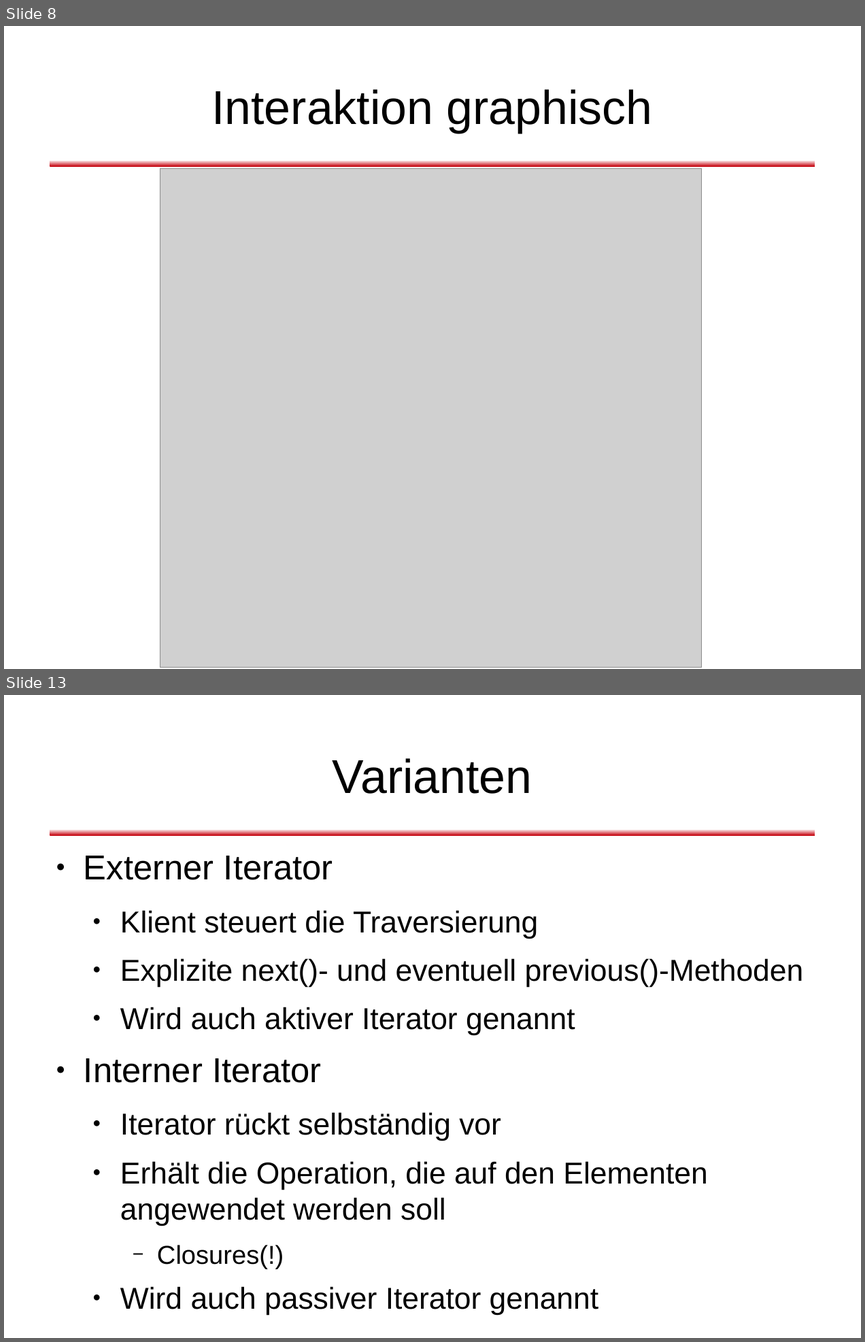
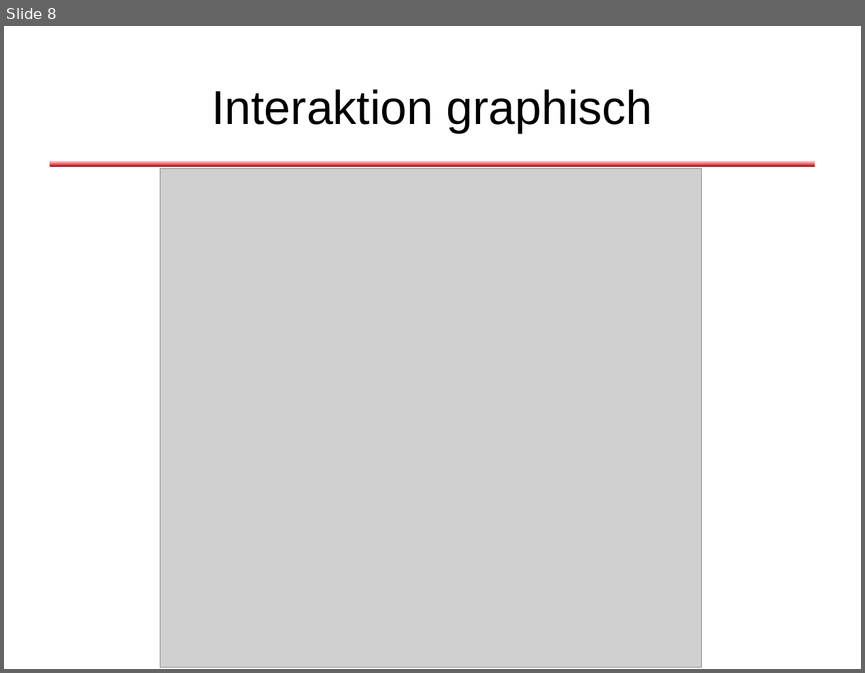
Before and after one commit to dlindner/vorlesung-se2-dhbw, a slide deck: added_2012/Entwurfsmuster - Beobachter.odp. Shown one above the other, each under a label of ours: slides 8 and 13 before the commit, slide 8 after it; the slides between them are not shown. The pictures are 865x1342 and 865x673 pixels, drawn with LibreOffice and Linux fonts; fonts in the diff are those of the drawing; grey boxes stand for pictures; background and template pictures are left out. Boxes give left, top, right and bottom in pixels: in the first picture for what was removed or moved away, otherwise in the second. Text is boxed around its words. In the diff, an @@ line names an element or a change of style, - is before the commit and + after.

```diff
--- a/added_2012/Entwurfsmuster - Beobachter.odp
+++ b/added_2012/Entwurfsmuster - Beobachter.odp
@@ slide 13 removed at bbox=[4, 695, 861, 1338], background #FFFFFF; not listed: 1 template element that a slide beside it also shows @@
@@ title removed at bbox=[332, 758, 532, 794] @@
-Varianten
@@ text removed at bbox=[84, 855, 804, 1314] @@
-● Externer Iterator
-  ● Klient steuert die Traversierung
-  ● Explizite next()- und eventuell previous()-Methoden
-  ● Wird auch aktiver Iterator genannt
-● Interner Iterator
-  ● Iterator rückt selbständig vor
-  ● Erhält die Operation, die auf den Elementen angewendet werden soll
-    − Closures(!)
-  ● Wird auch passiver Iterator genannt
```
Also in this commit, not shown: 11 slides added, 5 other slides removed.
